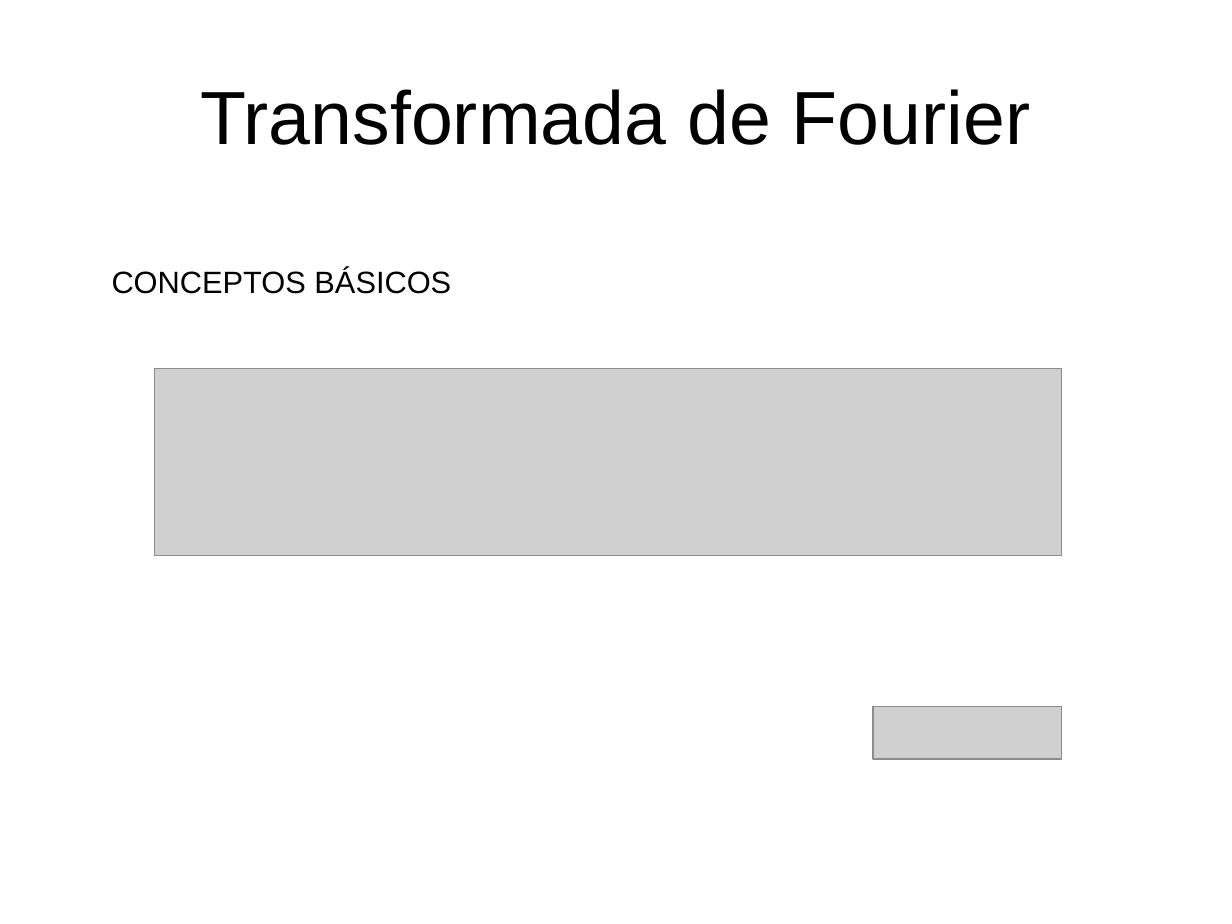
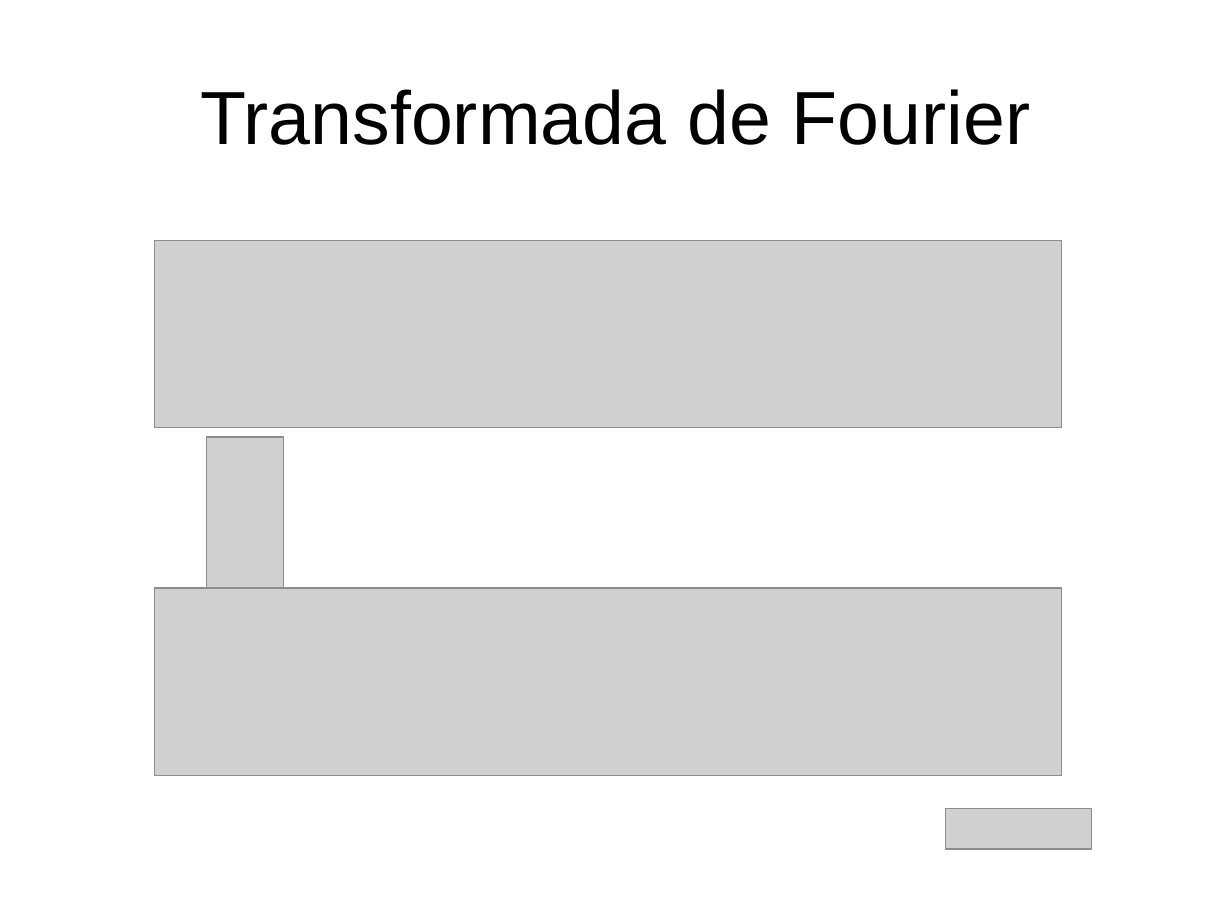
Before and after one commit to domingomery/imagenes, a slide deck: slide 14 of clases/Cap04_Sistemas_Lineales/presentations/IMG04_Fourier1D.pptx. Drawn at 1232x924 pixels with LibreOffice and Linux fonts; fonts in the diff are those of the drawing; grey boxes stand for pictures. Boxes give left, top, right and bottom in pixels: in the first picture for what was removed or moved away, otherwise in the second. Text is boxed around its words. In the diff, an @@ line names an element or a change of style, - is before the commit and + after.

```diff
--- a/clases/Cap04_Sistemas_Lineales/presentations/IMG04_Fourier1D.pptx
+++ b/clases/Cap04_Sistemas_Lineales/presentations/IMG04_Fourier1D.pptx
@@ text removed at (112, 269, 451, 294) @@
-CONCEPTOS BÁSICOS
@@ picture: place and size @@
-picture at (154, 368, 1061, 556)
+picture at (154, 240, 1061, 428)
@@ picture added at (206, 437, 283, 589) @@
@@ picture added at (154, 588, 1061, 775) @@
@@ picture: place and size @@
-picture at (873, 707, 1062, 759)
+picture at (945, 808, 1092, 849)
```
Also in this commit, not shown: 14 other files.
